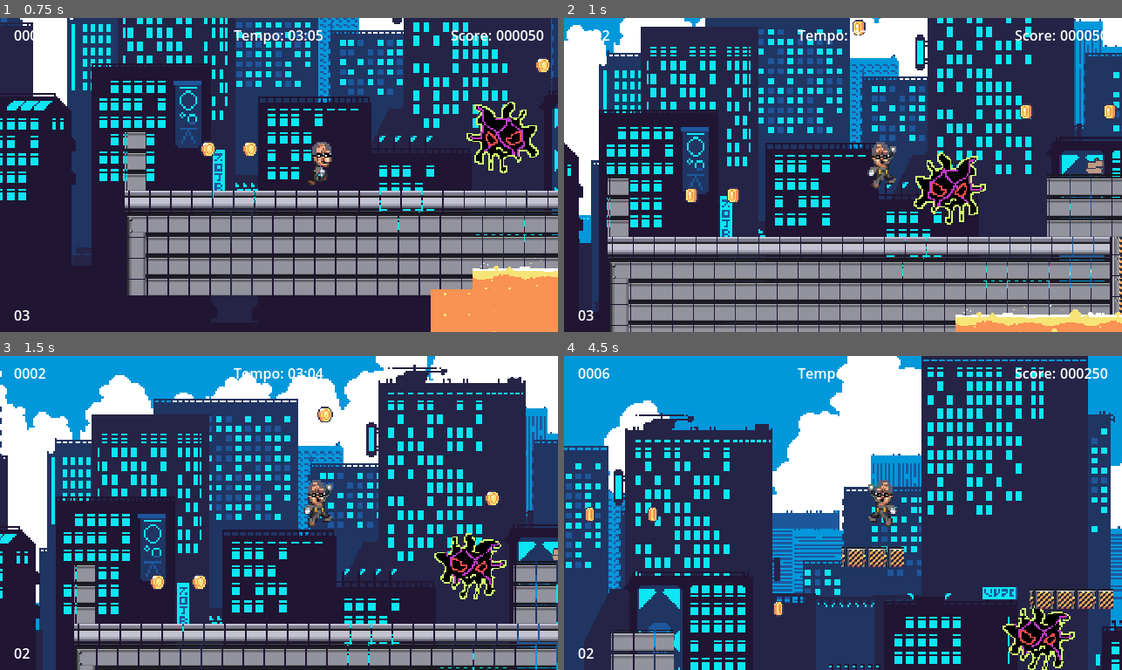
Above: before the commit, frames 1-4 (two rows, left to right).
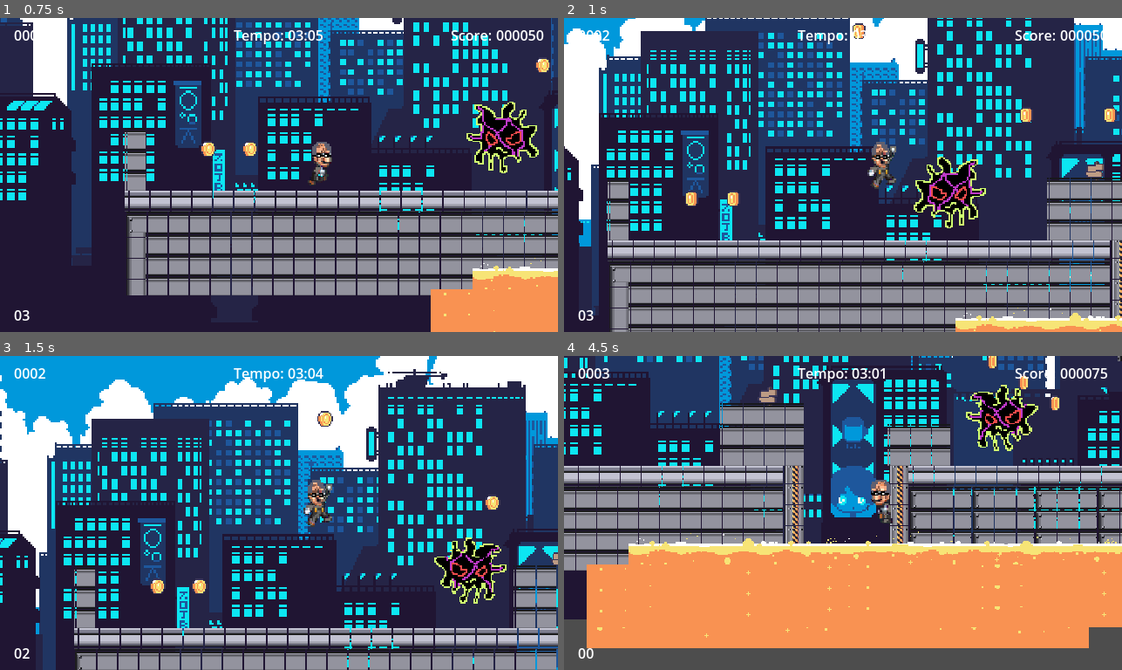
Above: after the commit, the same moments.

Repository: gabriiellrss/SuperZe
Game: Godot game, scene res://world-01.tscn
Two runs of this game, one before a commit and one after it. Both use one fixed random seed, a clock stepped at 60 frames per second and the inputs below.
Inputs:
- Up to frame 1 (0.75 s): hold D (move_right) from 0.53 s (still down)
- Up to frame 2 (1 s): keep holding D (move_right); tap Space (jump) at 0.77 s
- Up to frame 3 (1.5 s): keep holding D (move_right)
- Up to frame 4 (4.5 s): tap Space (jump) at 1.52, 3.02, 3.77 s; release D (move_right) at 2.03 s; hold A (move_left) 2.03-2.78 s; hold D (move_right) 2.78-4.28 s; hold A (move_left) from 4.28 s (still down)

Frame 1 is identical in both runs. In frame 2, 30% of the frame differs, in the area x 0-100%, y 0-100%; in frame 3, 25%; in frame 4, 92%.

Commit message:
Que merda

Diff:
--- a/scripts/my_player.gd
+++ b/scripts/my_player.gd
@@ -1,8 +1,8 @@
 extends CharacterBody2D
 
 const SPEED = 300.0
-const JUMP_VELOCITY = -330.0
-const HIGH_JUMP_VELOCITY = -300.0
+const JUMP_VELOCITY = -350.0
+const HIGH_JUMP_VELOCITY = -200.0
 const BULLET_SPEED = 1000.0
 const MAX_AIR_JUMPS = 1  # Quantidade de pulos extras no ar
 
--- /dev/null
+++ b/scripts/world-01.tres.gd
@@ -0,0 +1,39 @@
+extends Node2D
+
+@onready var player := $player as CharacterBody2D
+@onready var player_scene = preload("res://cenas/player.tscn")
+@onready var camera := $camera as Camera2D
+@onready var control: Control = $HUD/Control
+
+# Chamado quando o nó entra na árvore da cena
+func _ready() -> void:
+	Globals.player = player
+	Globals.player.follow_camera(camera)
+	Globals.player.player_has_died.connect(reload_game)
+	control.time_is_up.connect(reload_game)
+	Globals.player_life = 3
+
+func reload_game():
+	if player:
+		player.queue_free()  # Remove o jogador antigo
+		await get_tree().process_frame  # Aguarda 1 frame para garantir a remoção
+
+	# Criar novo jogador corretamente
+	player = player_scene.instantiate()
+	add_child(player)
+	player.global_position = Vector2(100, 100)  # Posição inicial ajustável
+	Globals.player = player
+	Globals.player.follow_camera(camera)
+	Globals.player.player_has_died.connect(reload_game)
+
+	# Resetar tempo e vidas ao reiniciar o jogo
+	Globals.player_life = 3
+	Globals.respawn_player()
+	#control.reset_clock_timer()  # Reinicia o tempo corretamente
+
+	print("Jogo reiniciado! Novo jogador criado.")
+
+func _on_area_danger_body_entered(body: Node2D) -> void:
+	if body.name == "player":
+		print("O player está aqui")
+		body.take_demage(Vector2(0, -250))
--- a/world-01.tscn
+++ b/world-01.tscn
@@ -3,6 +3,7 @@
 [ext_resource type="Script" uid="uid://dvifg0a5ne0jr" path="res://area_danger.gd" id="1_7g5es"]
 [ext_resource type="PackedScene" uid="uid://df1vvfnomfqwp" path="res://cenas/checkpoint.tscn" id="1_ecmfo"]
 [ext_resource type="Texture2D" uid="uid://bo05msig6socq" path="res://assets/decorations/lava.png" id="1_nw1fg"]
+[ext_resource type="Script" uid="uid://ue7uu4b88j2c" path="res://scripts/world-01.tres.gd" id="1_w8loh"]
 [ext_resource type="PackedScene" uid="uid://cfxjwip0qv2ui" path="res://cenas/virus.tscn" id="2_7g5es"]
 [ext_resource type="Texture2D" uid="uid://bsfyf4elilbve" path="res://assets/TileSetLaboratoryv2_ByOleteras/LaboratoryTilesetV2.png" id="2_dnccj"]
 [ext_resource type="PackedScene" uid="uid://dv1abdnr2w04x" path="res://cenas/player.tscn" id="3_agall"]
@@ -16,49 +17,6 @@
 [ext_resource type="Script" uid="uid://bgdqpjgiu420q" path="res://control.gd" id="13_15fco"]
 [ext_resource type="Texture2D" uid="uid://0y5y2rjwls3v" path="res://assets/objects/coin_gold.png" id="13_idak8"]
 [ext_resource type="PackedScene" uid="uid://cwv1uk8q8dnkw" path="res://cenas/pause_menu.tscn" id="16_77i5e"]
-
-[sub_resource type="GDScript" id="GDScript_agall"]
-resource_name = "world"
-script/source = "extends Node2D
-
-@onready var player := $player as CharacterBody2D
-@onready var player_scene = preload(\"res://cenas/player.tscn\")
-@onready var camera := $camera as Camera2D
-@onready var control: Control = $HUD/Control
-
-# Chamado quando o nó entra na árvore da cena
-func _ready() -> void:
-	Globals.player = player
-	Globals.player.follow_camera(camera)
-	Globals.player.player_has_died.connect(reload_game)
-	control.time_is_up.connect(reload_game)
-	Globals.player_life = 3
-
-func reload_game():
-	if player:
-		player.queue_free()  # Remove o jogador antigo
-		await get_tree().process_frame  # Aguarda 1 frame para garantir a remoção
-
-	# Criar novo jogador corretamente
-	player = player_scene.instantiate()
-	add_child(player)
-	player.global_position = Vector2(100, 100)  # Posição inicial ajustável
-	Globals.player = player
-	Globals.player.follow_camera(camera)
-	Globals.player.player_has_died.connect(reload_game)
-
-	# Resetar tempo e vidas ao reiniciar o jogo
-	Globals.player_life = 3
-	Globals.respawn_player()
-	#control.reset_clock_timer()  # Reinicia o tempo corretamente
-
-	print(\"Jogo reiniciado! Novo jogador criado.\")
-
-func _on_area_danger_body_entered(body: Node2D) -> void:
-	if body.name == \"player\":
-		print(\"O player está aqui\")
-		body.take_demage(Vector2(0, -250))
-"
 
 [sub_resource type="RectangleShape2D" id="RectangleShape2D_7g5es"]
 
@@ -748,7 +706,7 @@
 frame_7/duration = 1.0
 
 [node name="world" type="Node2D"]
-script = SubResource("GDScript_agall")
+script = ExtResource("1_w8loh")
 
 [node name="checkpoint" parent="." instance=ExtResource("1_ecmfo")]
 position = Vector2(373, 230)
@@ -979,7 +937,6 @@
 text = "Tempo:"
 
 [node name="pause_menu" parent="HUD/Control" instance=ExtResource("16_77i5e")]
-visible = false
 
 [connection signal="body_entered" from="AreaDanger" to="." method="_on_area_danger_body_entered"]
 [connection signal="timeout" from="HUD/Control/clock_time" to="HUD/Control" method="_on_clock_time_timeout"]
Not shown, added: scripts/world-01.tres.gd.uid
